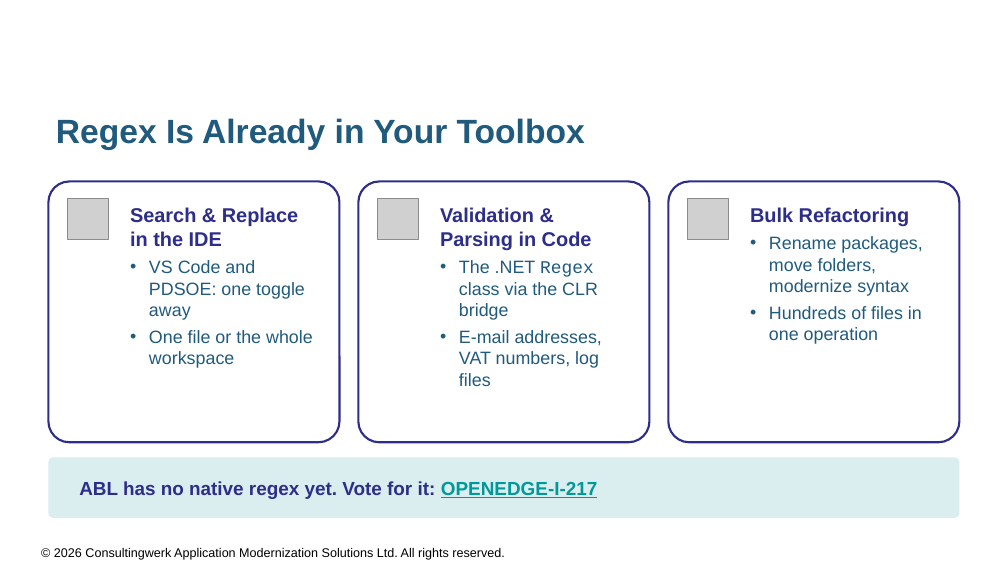
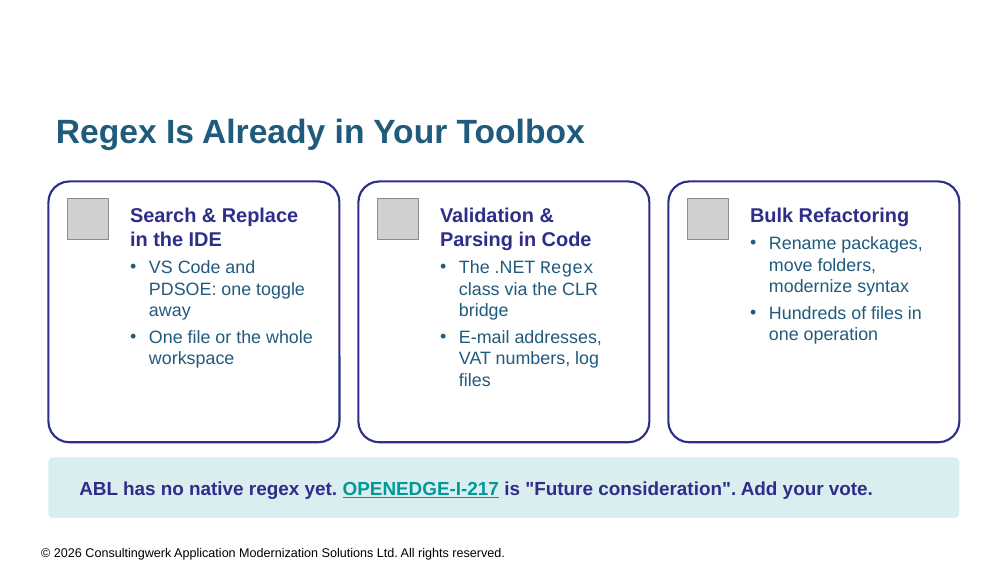
Before and after one commit to consultingwerk/ABL-RegEx-Samples, a slide deck: slide 6 of slides/Regular Expressions for ABL Developers.pptx (slide 4 before the commit). Drawn at 1008x567 pixels with LibreOffice and Linux fonts; fonts in the diff are those of the drawing; grey boxes stand for pictures; background and template pictures are left out. Boxes give left, top, right and bottom in pixels: in the first picture for what was removed or moved away, otherwise in the second. Text is boxed around its words. In the diff, an @@ line names an element or a change of style, - is before the commit and + after.

```diff
--- a/slides/Regular Expressions for ABL Developers.pptx
+++ b/slides/Regular Expressions for ABL Developers.pptx
@@ text at bbox=[79, 481, 873, 499]: text changed @@
-ABL has no native regex yet. Vote for it: OPENEDGE-I-217
+ABL has no native regex yet. OPENEDGE-I-217 is "Future consideration". Add your vote.
```
Also in this commit, not shown: 8 other slides changed, 3 slides added, 7 other files.
